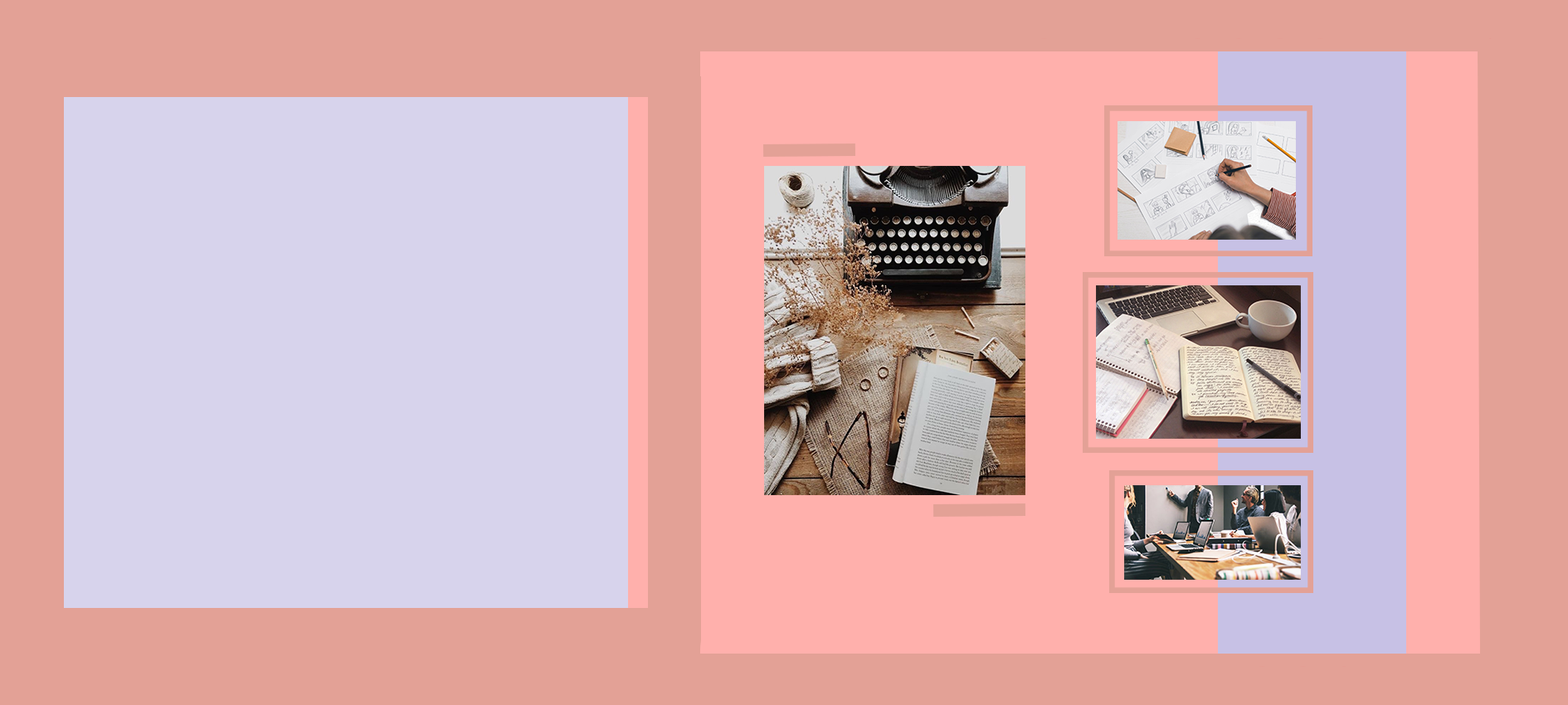
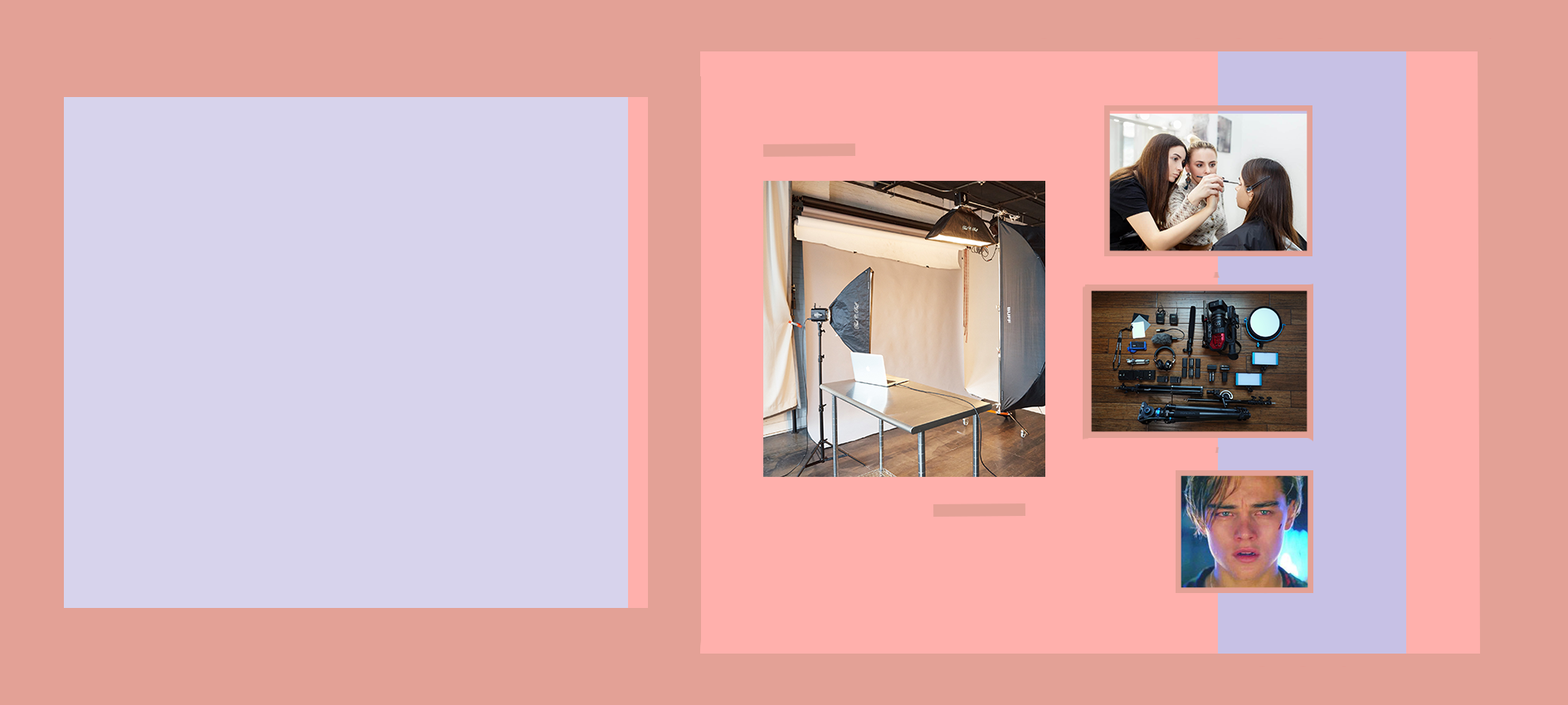
Two versions of the same layered image (1568x705). Layer-by-layer changes:
added layer "Rectangle 4" above "Shape 5" over [1087, 284, 1309, 439]
painted on "Shape 5", unmasked it over [763, 113, 1314, 595]
removed layer "writing4" over [1124, 485, 1301, 580]
painted on "Rectangle 2 copy 2" over [1109, 470, 1182, 594]
removed layer "writing1" over [764, 165, 1026, 496]
renamed "Writing3" to "Film-kit-Clearance", moved it above "Shape 1 copy", painted on it over [1082, 270, 1314, 439]
added layer "_DSC0056" above "Shape 1" over [763, 180, 1046, 478]
added layer "3548f7d3d3c2629d8c640fb012011fd9--beautiful-people-pretty-people" above "Best-Makeup-Artistry-Schools" over [1177, 475, 1309, 595]
renamed "278279fe-fe09-47d9-8e50-9710e47a8944" to "Best-Makeup-Artistry-Schools", moved it above "Rectangle 1", painted on it over [1109, 113, 1308, 252]
